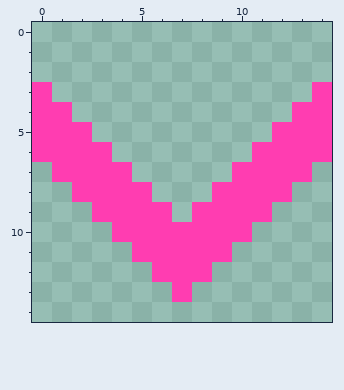
File history of a pixel-art sprite, 8BitMusicMaker.playground/Resources/sequencerPointer.png. This is how it looked before the edit.
The file is 30x30 pixels, drawn in blocks of 2x2; one block is one cell here.
And afterwards:
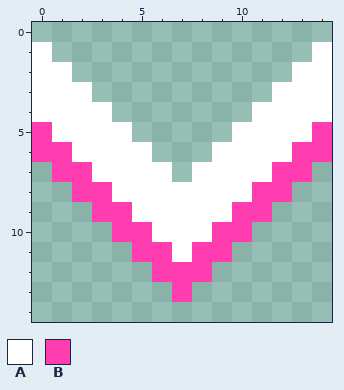
Palette (. is transparent): A #ffffff  B #ff3db1
The edit:
y 1: x 0 . -> A; x 14 . -> A
y 2: x 0..1 .. -> AA; x 13..14 .. -> AA
y 3: x 0..2 B.. -> AAA; x 12..14 ..B -> AAA
y 4: x 0..3 BB.. -> AAAA; x 11..14 ..BB -> AAAA
y 5: x 1..4 BB.. -> AAAA; x 10..13 ..BB -> AAAA
y 6: x 2..5 BB.. -> AAAA; x 9..12 ..BB -> AAAA
y 7: x 3..6 BB.. -> AAAA; x 8..11 ..BB -> AAAA
y 8: x 4..10 BB...BB -> AAAAAAA
y 9: x 5..9 BB.BB -> AAAAA
y 10: x 6..8 BBB -> AAA
y 11: x 7 B -> A
Changed places in both pictures, as pixel boxes (x1, y1, x2, y2):
changed: (32, 42, 332, 262)
